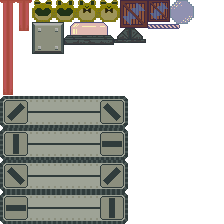
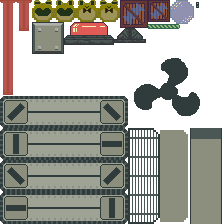
Two versions of the same layered image (224×224). Layer-by-layer changes:
added group "Light" with 2 layers in group "Gameplay Obejcts" over [70, 2, 200, 116]
added layer "Light On" in group "Light" over [70, 2, 200, 116]
added layer "Light Off" in group "Light" over [70, 2, 200, 116]
added layer "Door" in group "Gameplay Obejcts" over [128, 128, 222, 224]
added group "Fan" (1st of 2, in "Gameplay Obejcts") with 5 layers in group "Gameplay Obejcts" over [70, 2, 222, 224]
added layer "Fan" (2nd of 2, in "Gameplay Obejcts" › "Fan") in group "Fan" over [70, 2, 222, 192]
added layer "Fan Wire" in group "Fan" over [128, 64, 222, 224]
added layer "Fan BG" in group "Fan" over [128, 64, 222, 224]
painted on "003" over [128, 64, 192, 192]
painted on "001" over [70, 2, 222, 224]
added layer "Lever Handle" in group "Lever" over [77, 2, 222, 216]
renamed "Lever Handle" to "Lever Handle(old)", hid it over [77, 2, 222, 216]
added layer "ButtonCap" in group "Button" over [70, 2, 222, 224]
renamed "ButtonCap" to "ButtonCap(old)", hid it, painted on it over [70, 2, 222, 224]
painted on "ButtonPlate" over [70, 22, 190, 136]
painted on "Jawbreaker" over [70, 2, 222, 191]
painted on "WoodenBox(Big)" over [70, 2, 200, 116]
